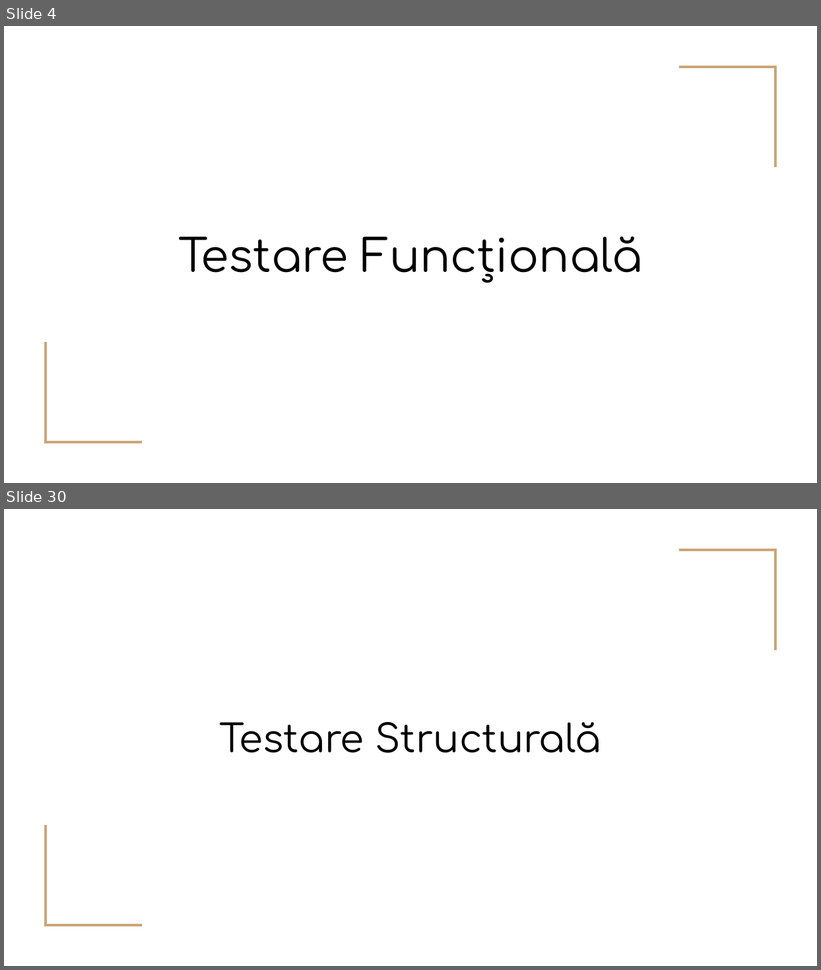
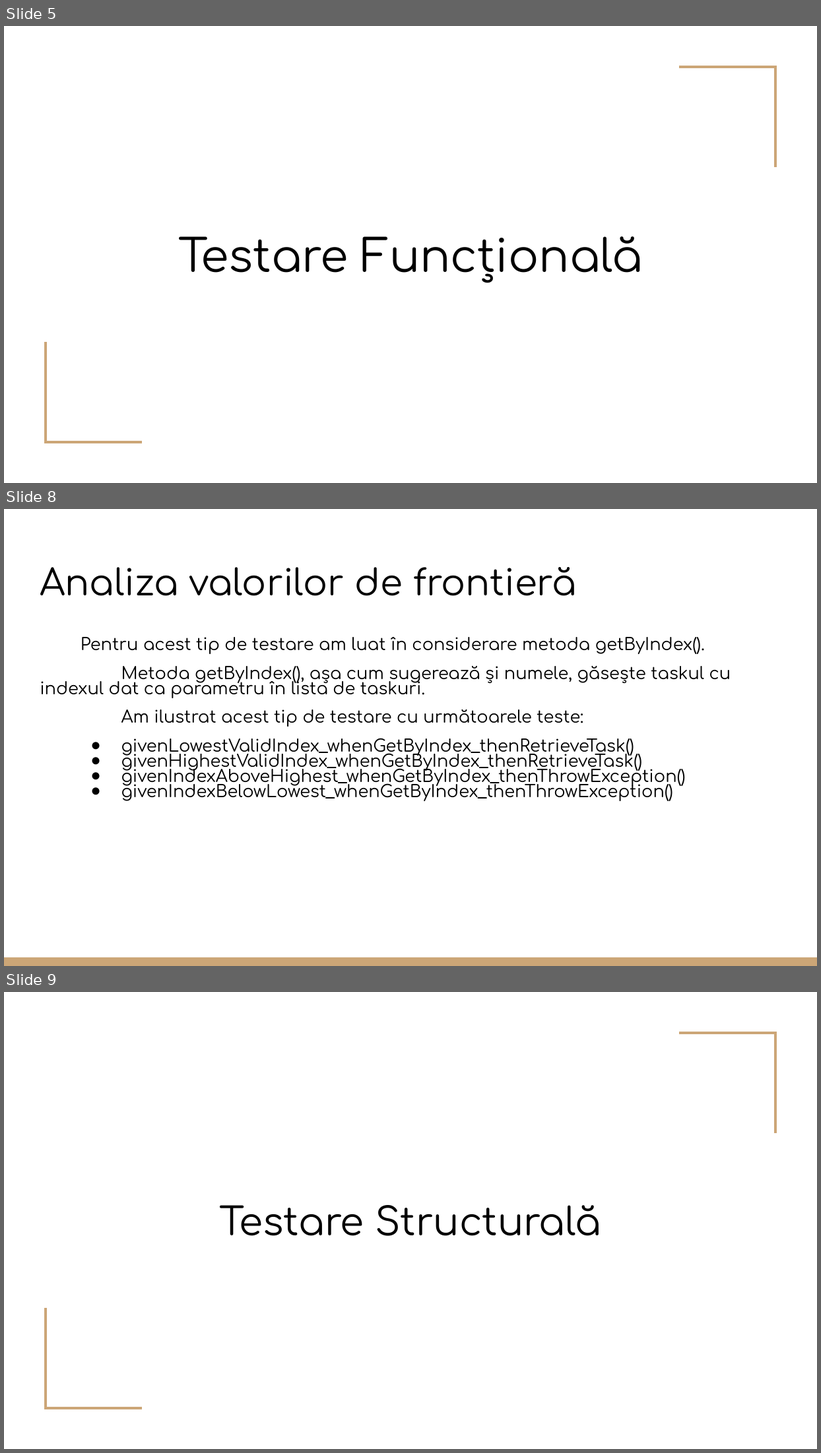
Before and after one commit to CoCodrilo1710/Proiect_TSS, a slide deck: Testare Unitara in Java.pptx. Shown one above the other, each under a label of ours: slides 4 and 30 before the commit, slides 5, 8 and 9 after it; the slides between them are not shown. The pictures are 821x970 and 821x1453 pixels, drawn with LibreOffice and Linux fonts; fonts in the diff are those of the drawing. Boxes give left, top, right and bottom in pixels: in the first picture for what was removed or moved away, otherwise in the second. Text is boxed around its words. In the diff, an @@ line names an element or a change of style, - is before the commit and + after.

```diff
--- a/Testare Unitara in Java.pptx
+++ b/Testare Unitara in Java.pptx
@@ slide 8 added at <box>4,509,817,966</box>, background #FFFFFF @@
@@ title added at <box>40,567,576,596</box>, 32 pt, text #000000 @@
+Analiza valorilor de frontieră
@@ text added at <box>40,637,731,801</box>, 15 pt, text #000000 @@
+Pentru acest tip de testare am luat în considerare metoda getByIndex().
+Metoda getByIndex(), așa cum sugerează și numele, găsește taskul cu indexul dat ca parametru în lista de taskuri.
+Am ilustrat acest tip de testare cu următoarele teste:
+● givenLowestValidIndex_whenGetByIndex_thenRetrieveTask()
+● givenHighestValidIndex_whenGetByIndex_thenRetrieveTask()
+● givenIndexAboveHighest_whenGetByIndex_thenThrowException()
+● givenIndexBelowLowest_whenGetByIndex_thenThrowException()
@@ rectangle added at <box>4,958,817,966</box>, fill #CCA677 @@
@@ what was slide 4 is now slide 5 @@
@@ what was slide 30 is now slide 9 @@
```
Also in this commit, not shown: 12 other slides added, 40 slides removed, 1 other file.
